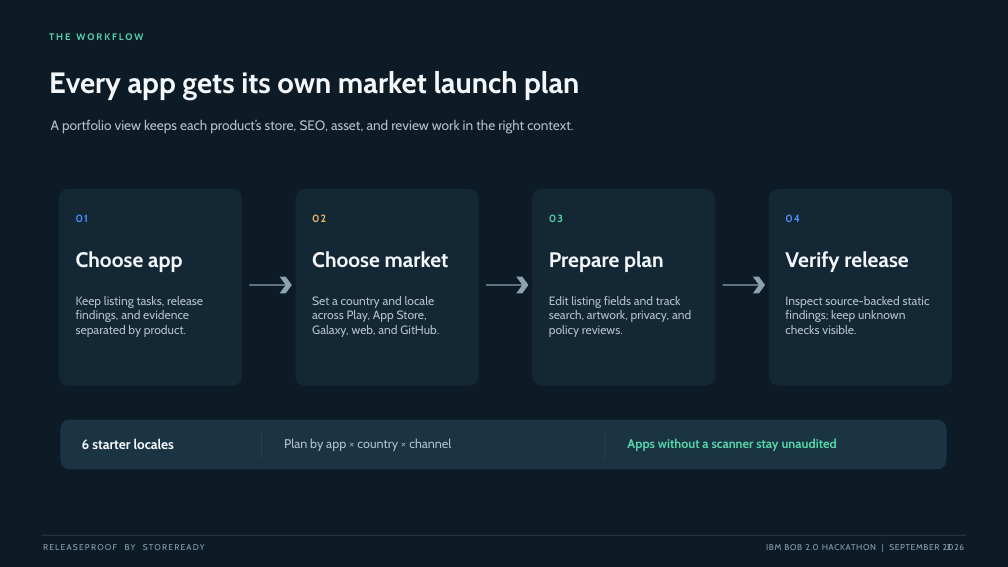
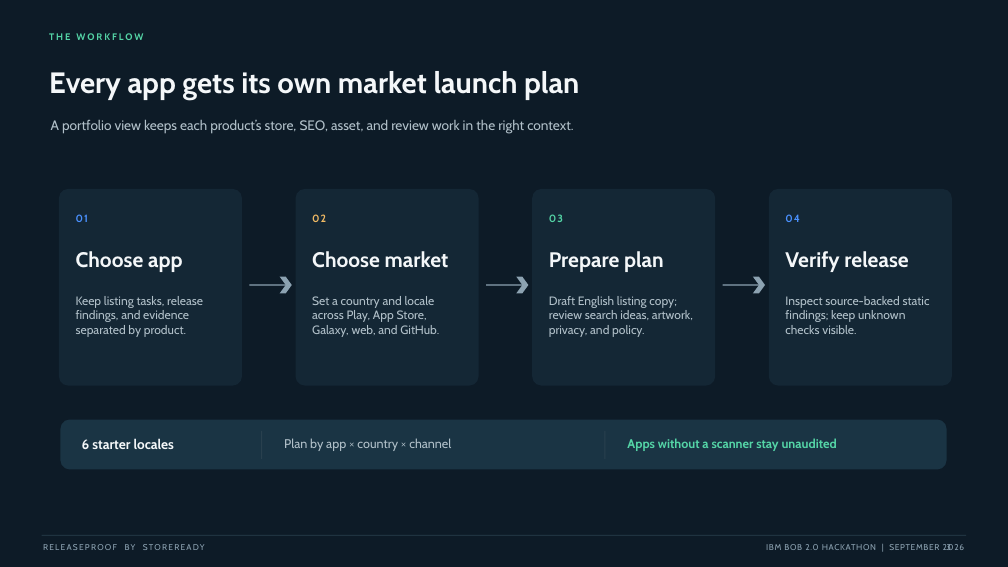
Before and after one commit to kapasainitishreddy/store-ready-global-release-passport, a slide deck: slide 3 of docs/hackathon/slides.pptx. Drawn at 1008x567 pixels with LibreOffice and Linux fonts; fonts in the diff are those of the drawing. Boxes give left, top, right and bottom in pixels: in the first picture for what was removed or moved away, otherwise in the second. Text is boxed around its words. In the diff, an @@ line names an element or a change of style, - is before the commit and + after.

Commit message:
Add English market copy starter

```diff
--- a/docs/hackathon/slides.pptx
+++ b/docs/hackathon/slides.pptx
@@ text at (x1=549, y1=296, x2=693, y2=337): text changed @@
-Edit listing fields and track search, artwork, privacy, and policy reviews.
+Draft English listing copy; review search ideas, artwork, privacy, and policy.
```
Also in this commit, not shown: 10 other files.
